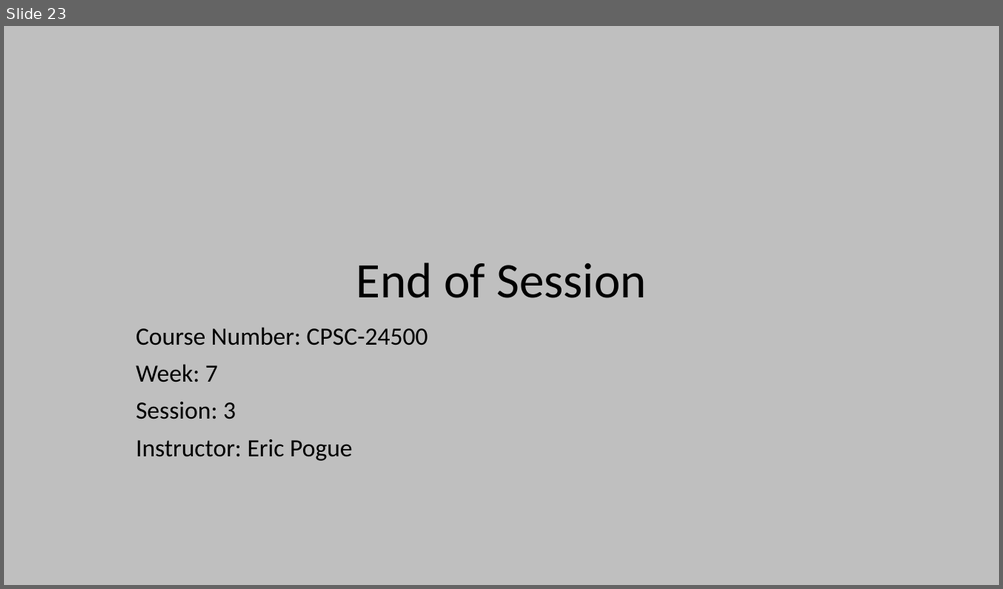
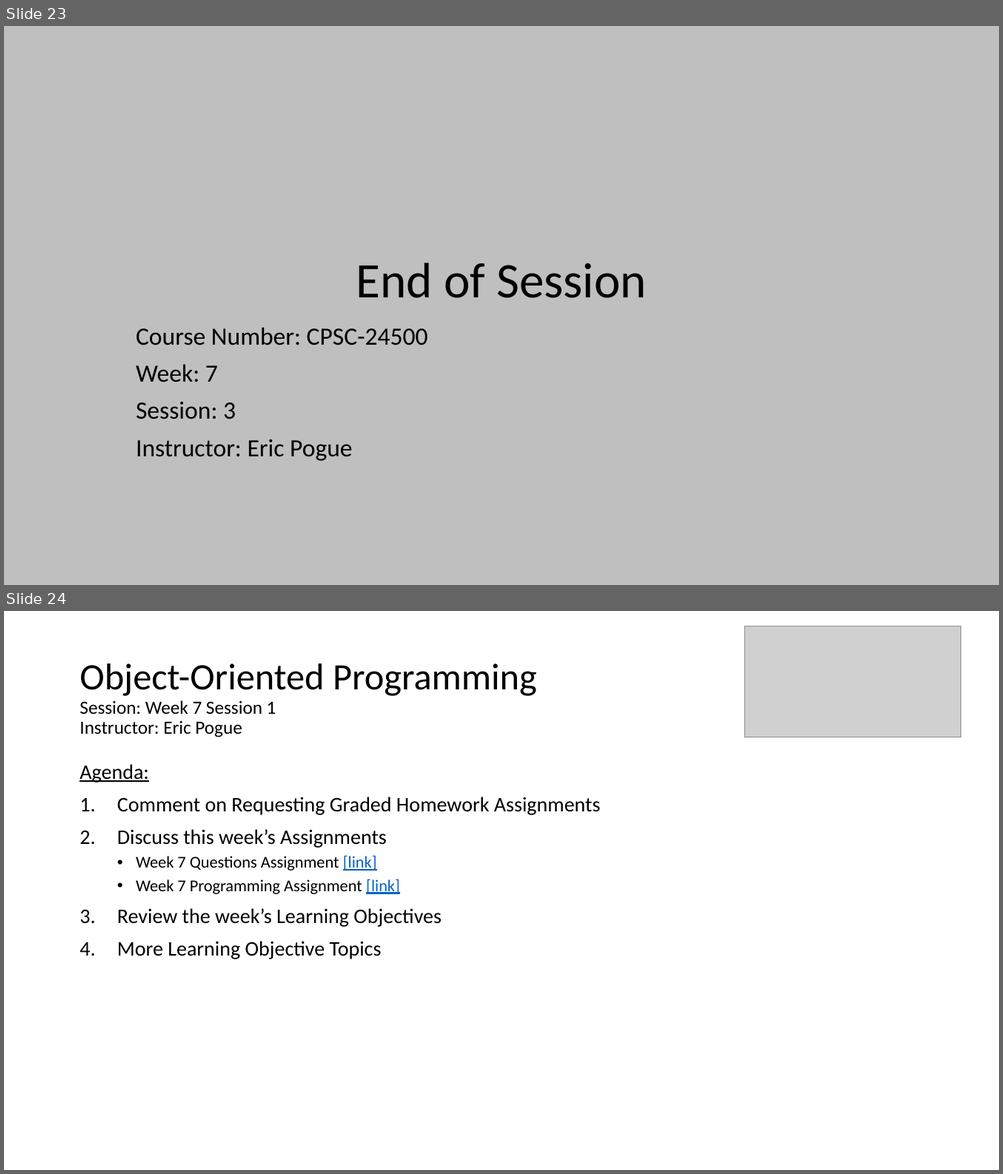
Before and after one commit to EricJPogue/www-epogue-info, a slide deck: CPSC-24500/Week07/2017SpringW07Slides.pptx. Shown one above the other, each under a label of ours: slide 23 before the commit, slides 23 and 24 after it. The pictures are 1003x589 and 1003x1174 pixels, drawn with LibreOffice and Linux fonts; fonts in the diff are those of the drawing; grey boxes stand for pictures. Boxes give left, top, right and bottom in pixels: in the first picture for what was removed or moved away, otherwise in the second. Text is boxed around its words. In the diff, an @@ line names an element or a change of style, - is before the commit and + after.

```diff
--- a/CPSC-24500/Week07/2017SpringW07Slides.pptx
+++ b/CPSC-24500/Week07/2017SpringW07Slides.pptx
@@ slide 24 added at box(4, 611, 999, 1170), background #FFFFFF @@
@@ picture added at box(744, 626, 962, 737) @@
@@ title added at box(79, 664, 537, 738), 18 pt, text #000000 @@
+Object-Oriented Programming
+Session: Week 7 Session 1
+Instructor: Eric Pogue
@@ text added at box(79, 764, 600, 960), 20 pt, text #000000 @@
+Agenda:
+1. Comment on Requesting Graded Homework Assignments
+2. Discuss this week’s Assignments
+  • Week 7 Questions Assignment [link]
+  • Week 7 Programming Assignment [link]
+3. Review the week’s Learning Objectives
+4. More Learning Objective Topics
```
Also in this commit, not shown: 8 other slides added, 3 other files.
